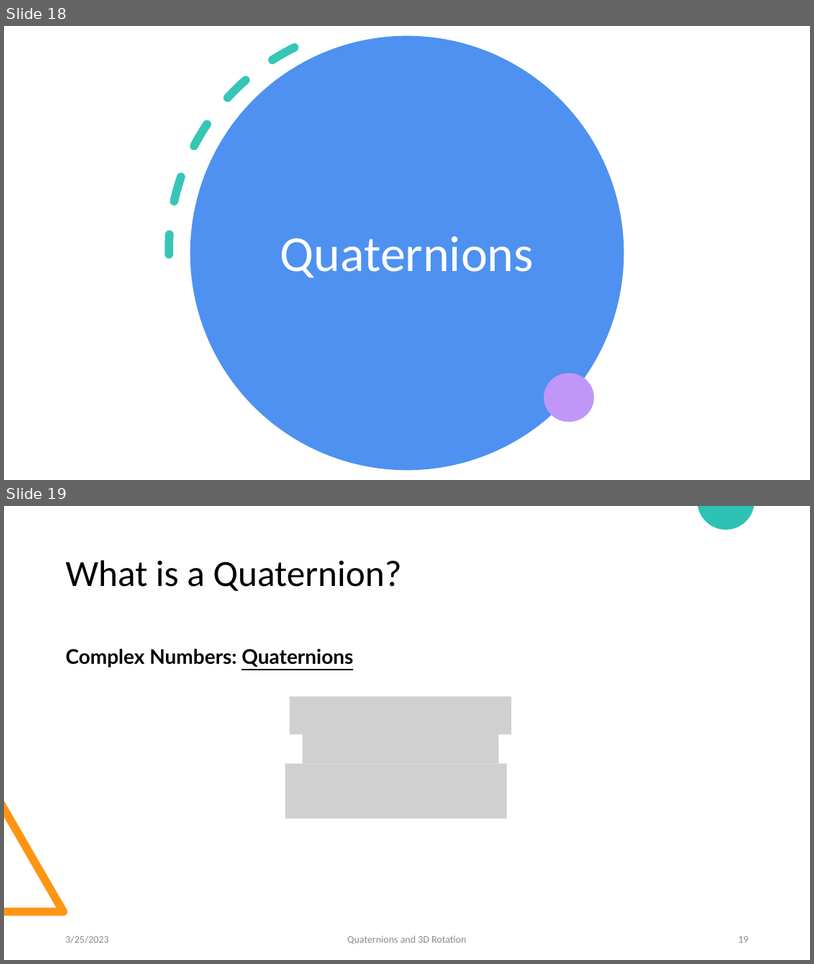
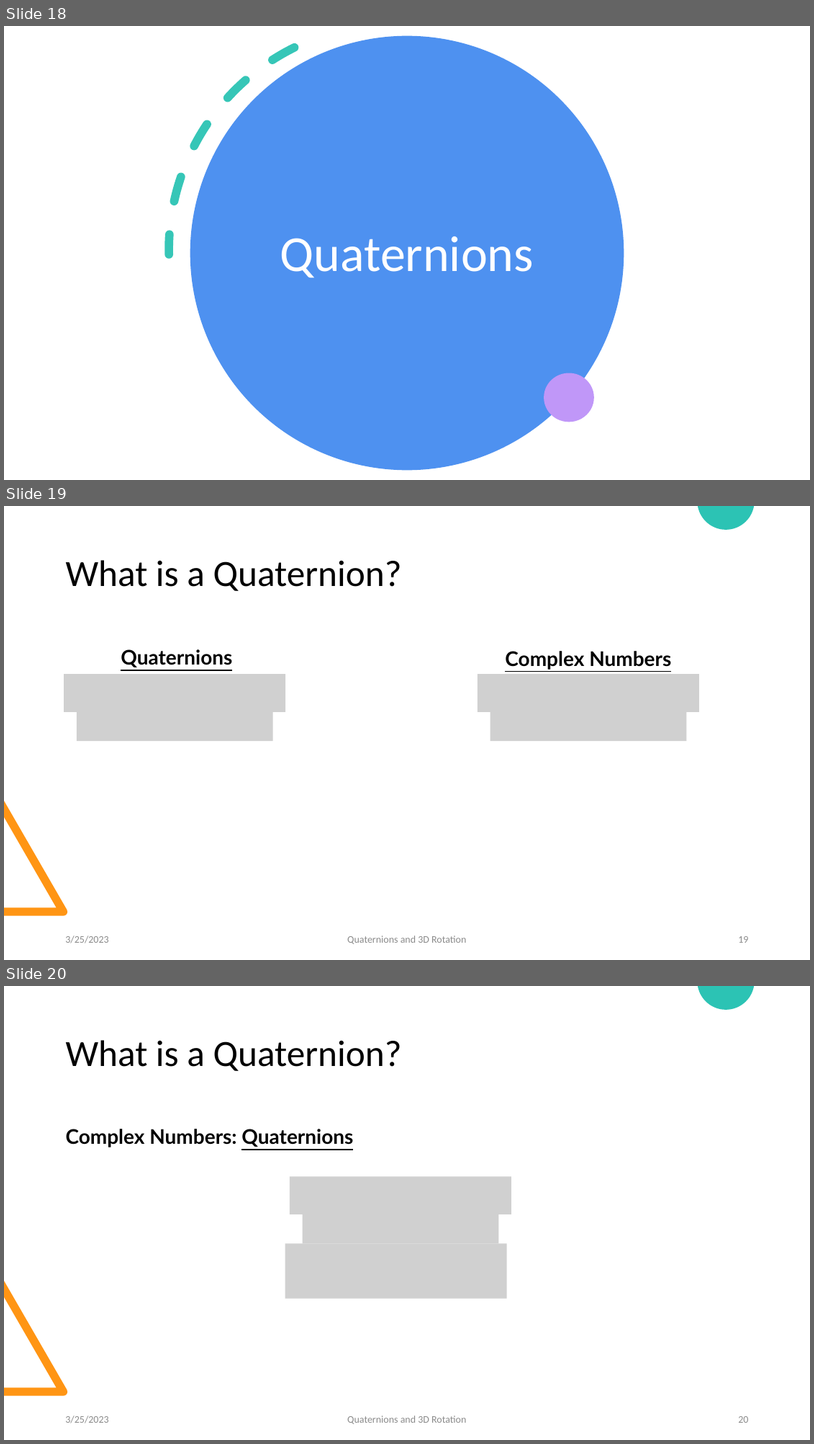
Before and after one commit to LukasGoodman23/QuaternionsVSEulerRotations, a slide deck: Quaternions and Three-Dimensional Rotations.pptx. Shown one above the other, each under a label of ours: slides 18 and 19 before the commit, slides 18, 19 and 20 after it. The pictures are 814x964 and 814x1444 pixels, drawn with LibreOffice and Linux fonts; fonts in the diff are those of the drawing; grey boxes stand for pictures. Boxes give left, top, right and bottom in pixels: in the first picture for what was removed or moved away, otherwise in the second. Text is boxed around its words. In the diff, an @@ line names an element or a change of style, - is before the commit and + after.

```diff
--- a/Quaternions and Three-Dimensional Rotations.pptx
+++ b/Quaternions and Three-Dimensional Rotations.pptx
@@ slide 19 added at (x1=4, y1=506, x2=810, y2=960), background #FFFFFF; not listed: 2 template elements that a slide beside it also shows @@
@@ title added at (x1=66, y1=560, x2=402, y2=591), 44 pt, text #000000 @@
+What is a Quaternion?
@@ text added at (x1=121, y1=649, x2=232, y2=667), 24 pt, text #000000, bold, underline @@
+Quaternions
@@ text added at (x1=505, y1=651, x2=671, y2=669), 24 pt, text #000000, bold, underline @@
+Complex Numbers
@@ picture added at (x1=64, y1=674, x2=286, y2=713) @@
@@ picture added at (x1=478, y1=674, x2=700, y2=713) @@
@@ picture added at (x1=77, y1=710, x2=273, y2=741) @@
@@ picture added at (x1=491, y1=710, x2=687, y2=741) @@
@@ text added at (x1=65, y1=935, x2=108, y2=943), 12 pt, text #8C8C8C @@
+3/25/2023
@@ text added at (x1=347, y1=935, x2=466, y2=944), 12 pt, text #8C8C8C @@
+Quaternions and 3D Rotation
@@ page number added at (x1=738, y1=936, x2=748, y2=942), 12 pt, text #8C8C8C @@
+19
@@ what was slide 19 is now slide 20 @@
@@ page number at (x1=738, y1=1416, x2=748, y2=1422): text changed @@
-19
+20
```
Also in this commit, not shown: 5 slides changed.
